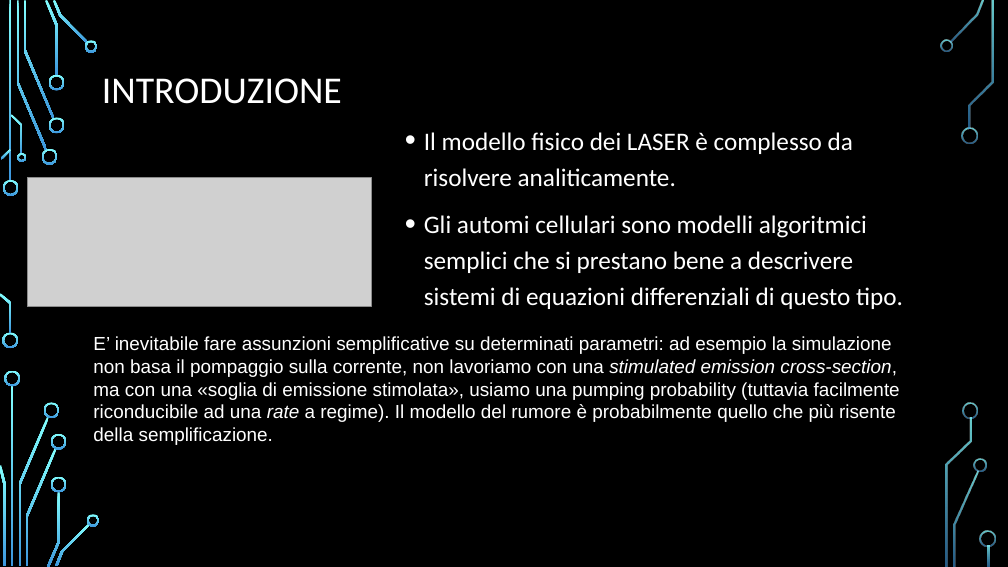
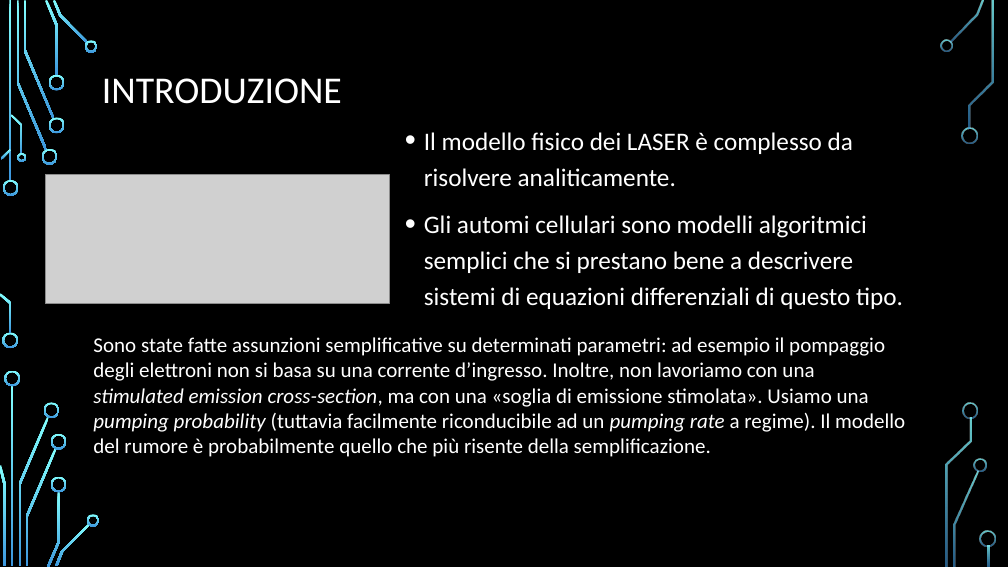
Before and after one commit to Frank01001/LASER-Dynamics-Simulation, a slide deck: slide 2 of Presentation/PresentazioneDispositivi.pptx. Drawn at 1008x567 pixels with LibreOffice and Linux fonts; fonts in the diff are those of the drawing; grey boxes stand for pictures; background and template pictures are left out. Boxes give left, top, right and bottom in pixels: in the first picture for what was removed or moved away, otherwise in the second. Text is boxed around its words. In the diff, an @@ line names an element or a change of style, - is before the commit and + after.

```diff
--- a/Presentation/PresentazioneDispositivi.pptx
+++ b/Presentation/PresentazioneDispositivi.pptx
@@ picture: place and size @@
-picture at [27, 177, 371, 306]
+picture at [45, 174, 389, 303]
@@ text at [93, 337, 905, 457]: text changed; size 18 to 20 pt; font Arial to Calibri @@
-E’ inevitabile fare assunzioni semplificative su determinati parametri: ad esempio la simulazione non basa il pompaggio sulla corrente, non lavoriamo con una stimulated emission cross-section, ma con una «soglia di emissione stimolata», usiamo una pumping probability (tuttavia facilmente riconducibile ad una rate a regime). Il modello del rumore è probabilmente quello che più risente della semplificazione.
+Sono state fatte assunzioni semplificative su determinati parametri: ad esempio il pompaggio degli elettroni non si basa su una corrente d’ingresso. Inoltre, non lavoriamo con una stimulated emission cross-section, ma con una «soglia di emissione stimolata». Usiamo una pumping probability (tuttavia facilmente riconducibile ad un pumping rate a regime). Il modello del rumore è probabilmente quello che più risente della semplificazione.
```
Also in this commit, not shown: 10 other slides changed, 3 other files.
